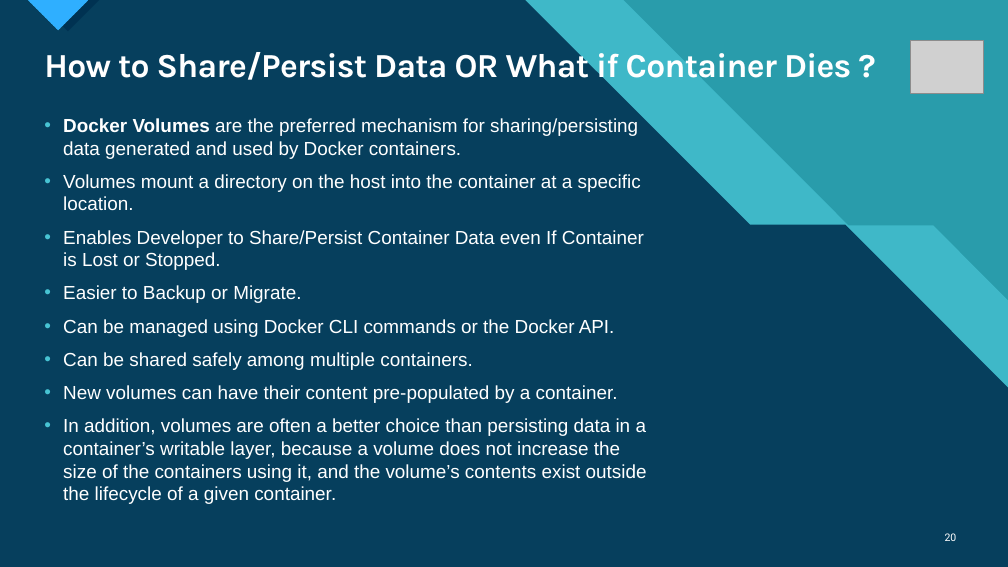
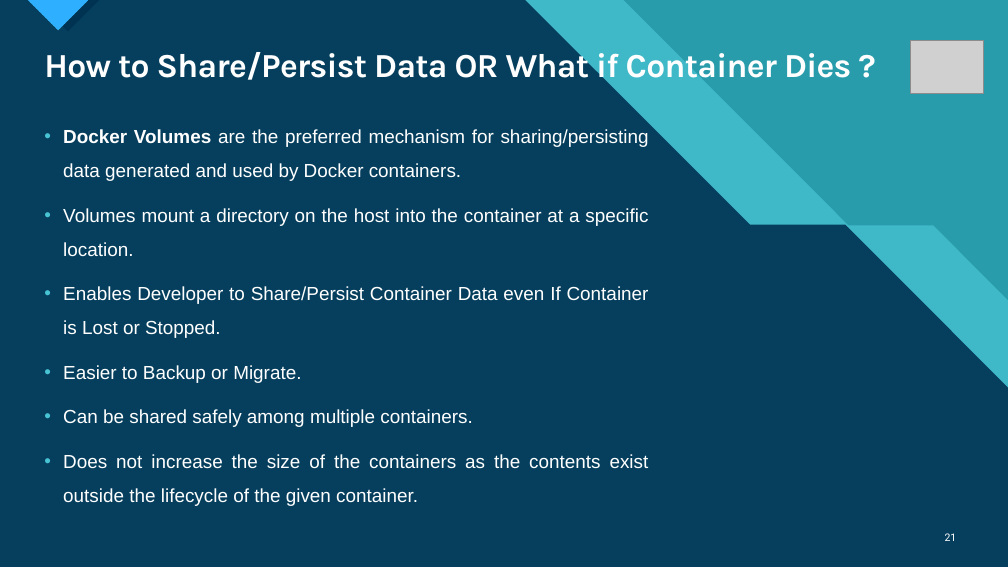
Before and after one commit to Singh-Karandeep/DockerTutorial, a slide deck: slide 21 of Docker for Beginners.pptx (slide 20 before the commit). Drawn at 1008x567 pixels with LibreOffice and Linux fonts; fonts in the diff are those of the drawing; grey boxes stand for pictures. Boxes give left, top, right and bottom in pixels: in the first picture for what was removed or moved away, otherwise in the second. Text is boxed around its words. In the diff, an @@ line names an element or a change of style, - is before the commit and + after.

```diff
--- a/Docker for Beginners.pptx
+++ b/Docker for Beginners.pptx
@@ text at [63, 129, 649, 427]: alignment left to justified; line spacing 1 to 1.5 @@
@@ text at [63, 319, 615, 337]: paragraph removed @@
-• Can be managed using Docker CLI commands or the Docker API.
@@ text at [63, 454, 649, 506]: text changed @@
-• New volumes can have their content pre-populated by a container.
-• In addition, volumes are often a better choice than persisting data in a container’s writable layer, because a volume does not increase the size of the containers using it, and the volume’s contents exist outside the lifecycle of a given container.
+• Does not increase the size of the containers as the contents exist outside the lifecycle of the given container.
@@ page number at [945, 533, 957, 541]: text changed @@
-20
+21
```
Also in this commit, not shown: 13 other slides changed, 1 slide added.
